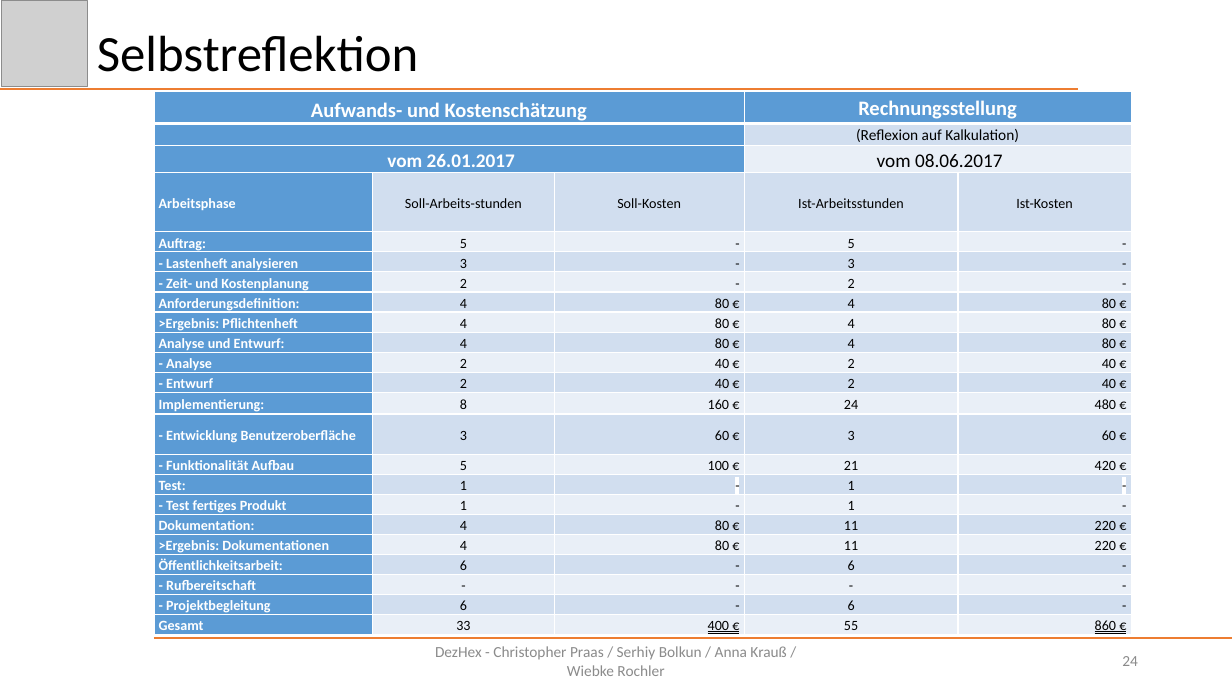
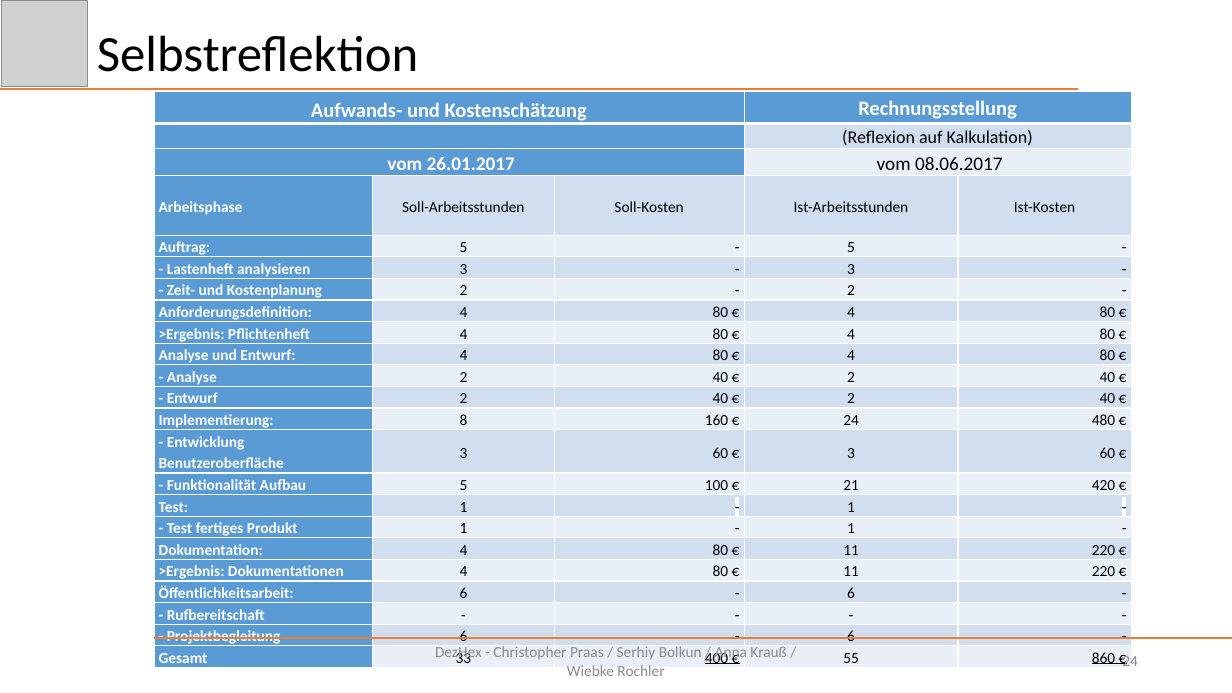
Before and after one commit to Schnitzel128/sejava, a slide deck: slide 24 of Präsentation/DezHex.pptx. Drawn at 1232x693 pixels with LibreOffice and Linux fonts; fonts in the diff are those of the drawing; grey boxes stand for pictures. Boxes give left, top, right and bottom in pixels: in the first picture for what was removed or moved away, otherwise in the second. Text is boxed around its words. In the diff, an @@ line names an element or a change of style, - is before the commit and + after.

Commit message:
update_praesi

```diff
--- a/Präsentation/DezHex.pptx
+++ b/Präsentation/DezHex.pptx
@@ table at (154, 91, 1131, 672) @@
-row 4, column 2: Soll-Arbeits-stunden
+row 4, column 2: Soll-Arbeitsstunden
@@ size 12 to 14 pt in "(Reflexion auf Kalkulation)" @@
@@ size 11 to 12 pt in "Arbeitsphase", "Soll-Kosten", "Ist-Arbeitsstunden", "Ist-Kosten" and 95 more places @@
```
